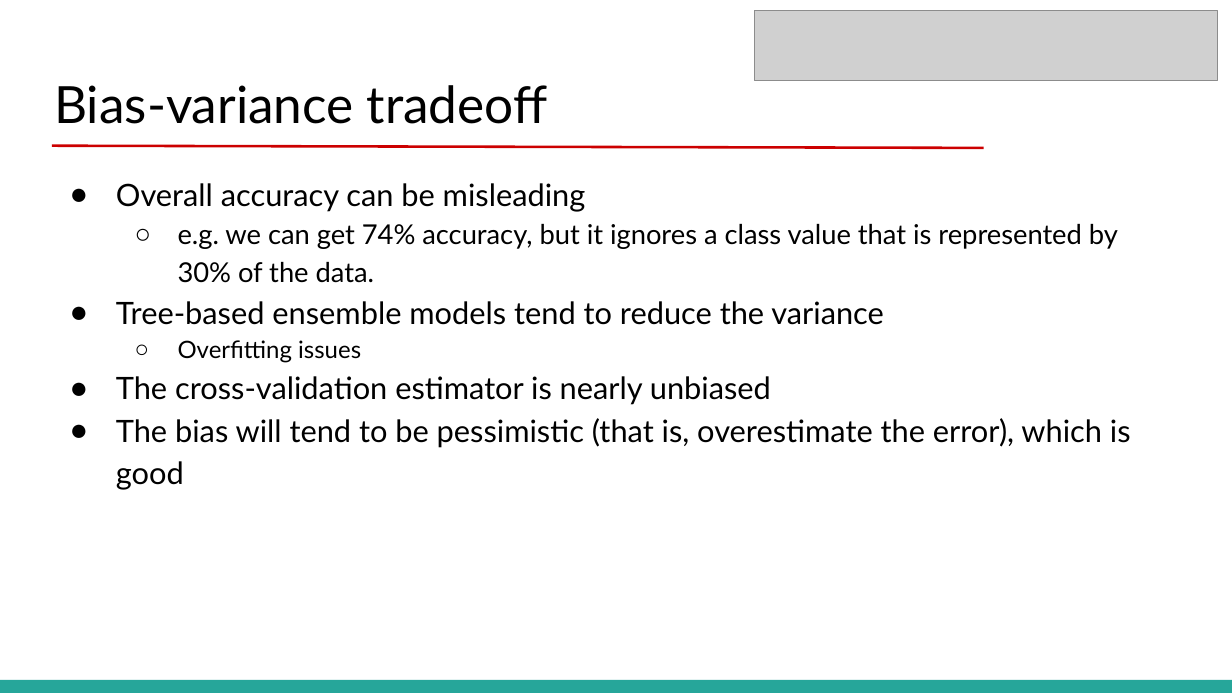
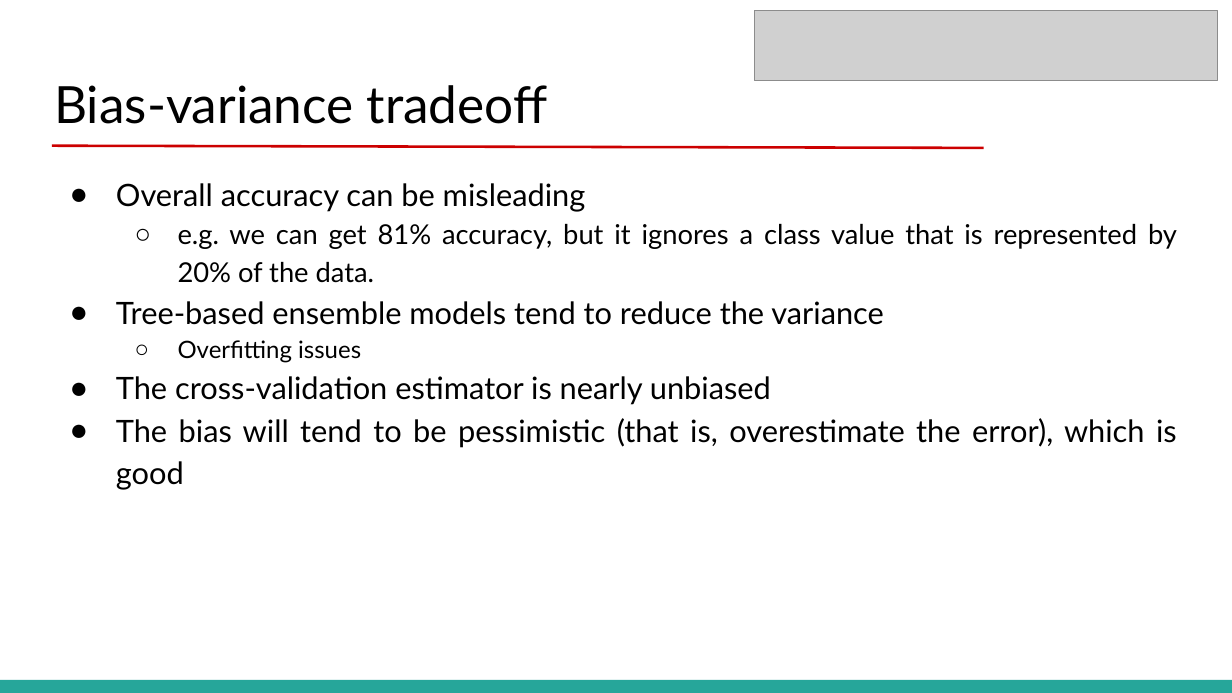
Before and after one commit to ludmila77/Team1-MIS536, a slide deck: slide 10 of reports/Final Presentation.pptx (slide 9 before the commit). Drawn at 1232x693 pixels with LibreOffice and Linux fonts; fonts in the diff are those of the drawing; grey boxes stand for pictures. Boxes give left, top, right and bottom in pixels: in the first picture for what was removed or moved away, otherwise in the second. Text is boxed around its words. In the diff, an @@ line names an element or a change of style, - is before the commit and + after.

```diff
--- a/reports/Final Presentation.pptx
+++ b/reports/Final Presentation.pptx
@@ text at (116,183,1177,490): alignment left to justified @@
@@ text at (178,224,1177,283): text changed @@
-  ○ e.g. we can get 74% accuracy, but it ignores a class value that is represented by 30% of the data.
+  ○ e.g. we can get 81% accuracy, but it ignores a class value that is represented by 20% of the data.
```
Also in this commit, not shown: 10 other slides changed, 1 slide added.
